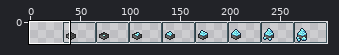
File history of a sprite sheet, img/sector-sprites.png. Above: a wide view before the commit, with the close-up outlined.
Close-up. Old version:
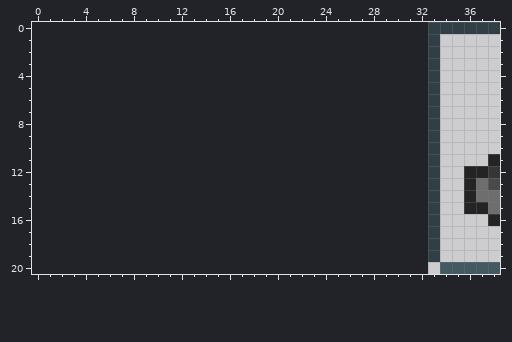
The file is 264x21 pixels. Shown: x 0..38, y 0..20. The old version is drawn lined up with the new one, on the new canvas.
Now the later version:
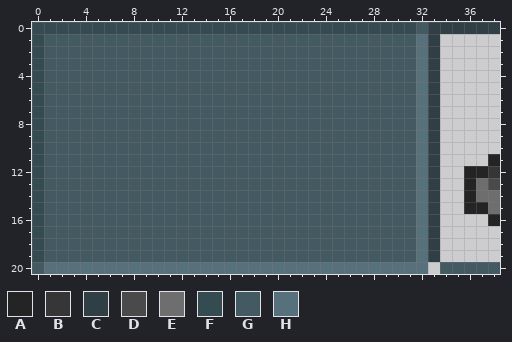
Palette (. is transparent): A #242424  B #363636  C #2f3f45  D #4a4a4a  E #6e6e6e  F #354b52  G #445a63  H #56717c
Diff:
canvas 264x21 -> 297x21, the old top-left corner now at 33,0
@@ x 0..38 @@
- 0 .................................CCCCCC
- 1 .................................C.....
- 2 .................................C.....
- 3 .................................C.....
- 4 .................................C.....
- 5 .................................C.....
- 6 .................................C.....
- 7 .................................C.....
- 8 .................................C.....
- 9 .................................C.....
-10 .................................C.....
-11 .................................C....A
-12 .................................C..AAB
-13 .................................C..AED
-14 .................................C..AEE
-15 .................................C..AAE
-16 .................................C....A
-17 .................................C.....
-18 .................................C.....
-19 .................................C.....
-20 ..................................GGGGG
+ 0 FFFFFFFFFFFFFFFFFFFFFFFFFFFFFFFFGCCCCCC
+ 1 FGGGGGGGGGGGGGGGGGGGGGGGGGGGGGGGHC.....
+ 2 FGGGGGGGGGGGGGGGGGGGGGGGGGGGGGGGHC.....
+ 3 FGGGGGGGGGGGGGGGGGGGGGGGGGGGGGGGHC.....
+ 4 FGGGGGGGGGGGGGGGGGGGGGGGGGGGGGGGHC.....
+ 5 FGGGGGGGGGGGGGGGGGGGGGGGGGGGGGGGHC.....
+ 6 FGGGGGGGGGGGGGGGGGGGGGGGGGGGGGGGHC.....
+ 7 FGGGGGGGGGGGGGGGGGGGGGGGGGGGGGGGHC.....
+ 8 FGGGGGGGGGGGGGGGGGGGGGGGGGGGGGGGHC.....
+ 9 FGGGGGGGGGGGGGGGGGGGGGGGGGGGGGGGHC.....
+10 FGGGGGGGGGGGGGGGGGGGGGGGGGGGGGGGHC.....
+11 FGGGGGGGGGGGGGGGGGGGGGGGGGGGGGGGHC....A
+12 FGGGGGGGGGGGGGGGGGGGGGGGGGGGGGGGHC..AAB
+13 FGGGGGGGGGGGGGGGGGGGGGGGGGGGGGGGHC..AED
+14 FGGGGGGGGGGGGGGGGGGGGGGGGGGGGGGGHC..AEE
+15 FGGGGGGGGGGGGGGGGGGGGGGGGGGGGGGGHC..AAE
+16 FGGGGGGGGGGGGGGGGGGGGGGGGGGGGGGGHC....A
+17 FGGGGGGGGGGGGGGGGGGGGGGGGGGGGGGGHC.....
+18 FGGGGGGGGGGGGGGGGGGGGGGGGGGGGGGGHC.....
+19 FGGGGGGGGGGGGGGGGGGGGGGGGGGGGGGGHC.....
+20 GHHHHHHHHHHHHHHHHHHHHHHHHHHHHHHHH.GGGGG
Pixel boxes of the changes (left, top, right, bottom) in both close-ups:
added: (32, 22, 428, 274)
